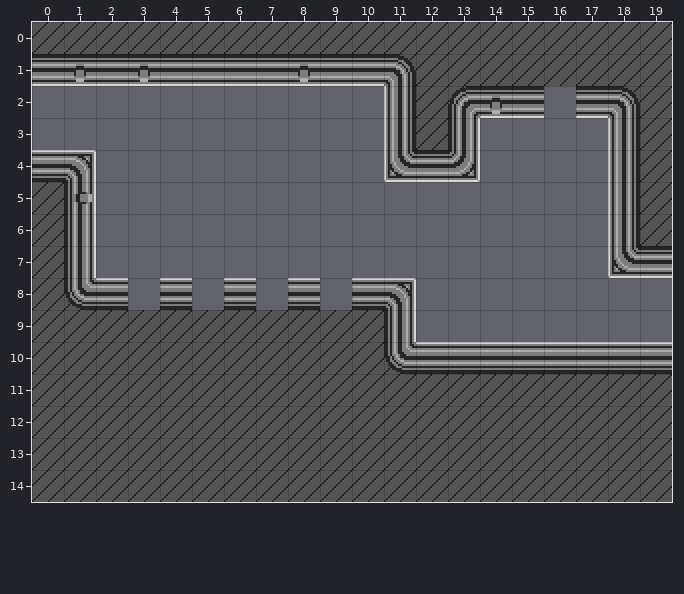
A Tiled map gets an edit: assets/tilemaps/iteration/1/kitchen.tmx. The picture above is the old version.
Cells are 16x16 px. Shown: x 0..19, y 0..14.
Now the later version:
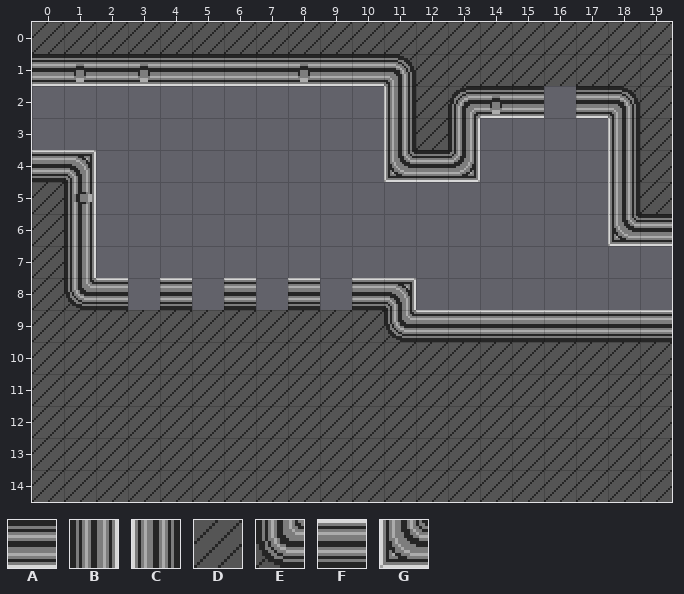
Key: from "walls": A 1, B 20, C 22, D 24, E 40, F 41, G 43.
_ is an empty cell.
Changes in this commit:
Layer "walls":
Tile A replaces tile D in row 6 at x 19.
Tile D replaces tile E in row 10 at x 11.
Tile D replaces tile F in row 10 at x 12 to 19.
Tile E replaces tile B in row 9 at x 11.
Tile F is added in row 9 at x 12 to 19.
Tile G replaces tile C in row 6 at x 18.
Tile A is removed in row 7 at x 19.
Tile G is removed in row 7 at x 18.
Changed places in both pictures, as pixel boxes (x1, y1, x2, y2):
changed: (608, 214, 672, 278)
changed: (384, 310, 672, 374)
